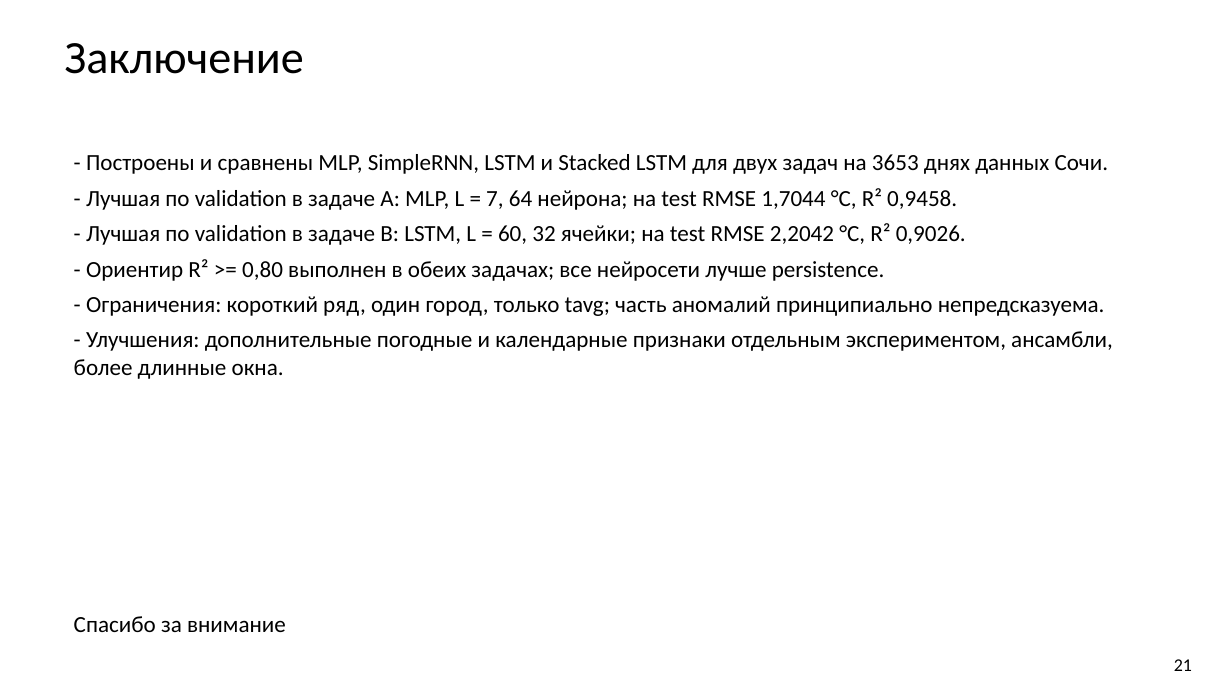
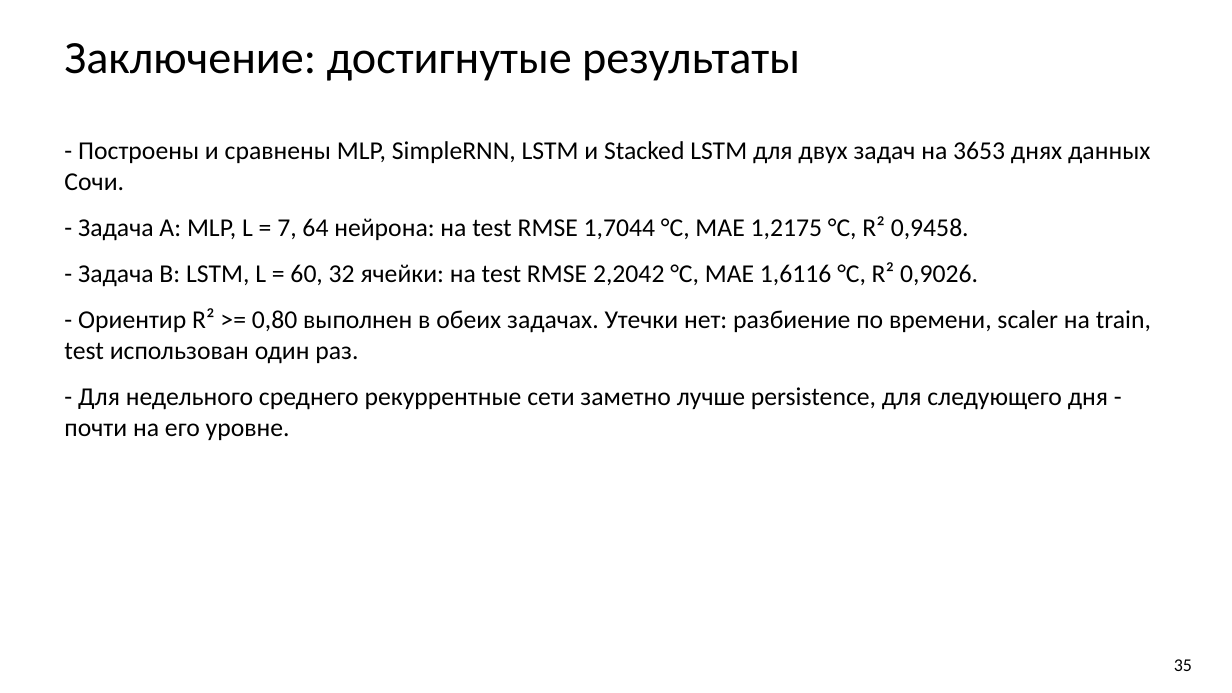
Before and after one commit to bigflyy/nn-uni, a slide deck: slide 35 of labs/lab2/nn-lab-2.pptx (slide 21 before the commit). Drawn at 1232x693 pixels with LibreOffice and Linux fonts; fonts in the diff are those of the drawing. Boxes give left, top, right and bottom in pixels: in the first picture for what was removed or moved away, otherwise in the second. Text is boxed around its words. In the diff, an @@ line names an element or a change of style, - is before the commit and + after.

Commit message:
lab2 pres: lab 1 format, task bands, experiment and baseline slides

```diff
--- a/labs/lab2/nn-lab-2.pptx
+++ b/labs/lab2/nn-lab-2.pptx
@@ text at [64, 43, 800, 81]: text changed @@
-Заключение
+Заключение: достигнутые результаты
@@ text "- Построены и сравнены MLP, ...": place and size @@
-text "- Построены и сравнены MLP, ..." at [74, 154, 1113, 379]
+text "- Построены и сравнены MLP, ..." at [64, 141, 1151, 440]
@@ text at [64, 141, 1150, 190]: size 18 to 20 pt in "- Построены и сравнены MLP, SimpleRNN, LSTM ..."; more space between paragraphs @@
@@ text at [64, 216, 1151, 440]: text changed; size 18 to 20 pt @@
-- Лучшая по validation в задаче A: MLP, L = 7, 64 нейрона; на test RMSE 1,7044 °C, R² 0,9458.
-- Лучшая по validation в задаче B: LSTM, L = 60, 32 ячейки; на test RMSE 2,2042 °C, R² 0,9026.
-- Ориентир R² >= 0,80 выполнен в обеих задачах; все нейросети лучше persistence.
-- Ограничения: короткий ряд, один город, только tavg; часть аномалий принципиально непредсказуема.
-- Улучшения: дополнительные погодные и календарные признаки отдельным экспериментом, ансамбли, более длинные окна.
+- Задача A: MLP, L = 7, 64 нейрона: на test RMSE 1,7044 °C, MAE 1,2175 °C, R² 0,9458.
+- Задача B: LSTM, L = 60, 32 ячейки: на test RMSE 2,2042 °C, MAE 1,6116 °C, R² 0,9026.
+- Ориентир R² >= 0,80 выполнен в обеих задачах. Утечки нет: разбиение по времени, scaler на train, test использован один раз.
+- Для недельного среднего рекуррентные сети заметно лучше persistence, для следующего дня - почти на его уровне.
@@ text removed at [74, 616, 286, 632] @@
-Спасибо за внимание
@@ text at [1174, 659, 1192, 671]: text changed @@
-21
+35
```
Also in this commit, not shown: 12 other slides changed, 24 slides added, 8 slides removed.
